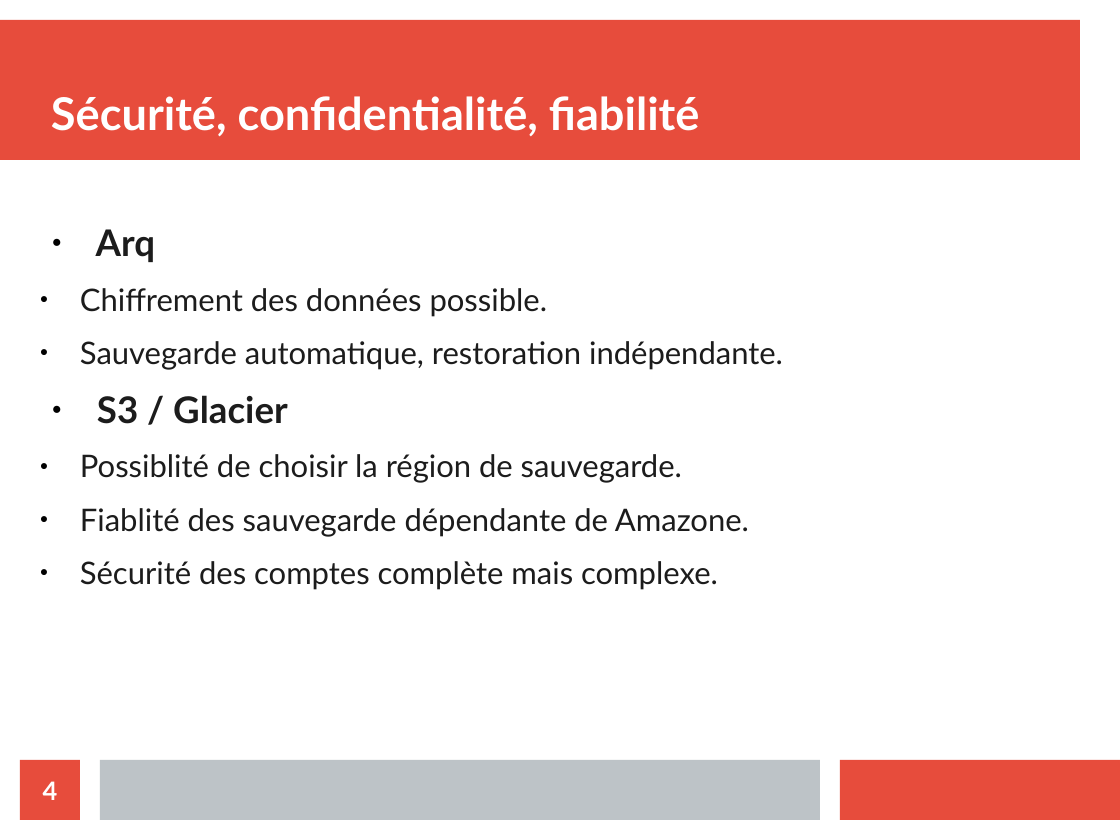
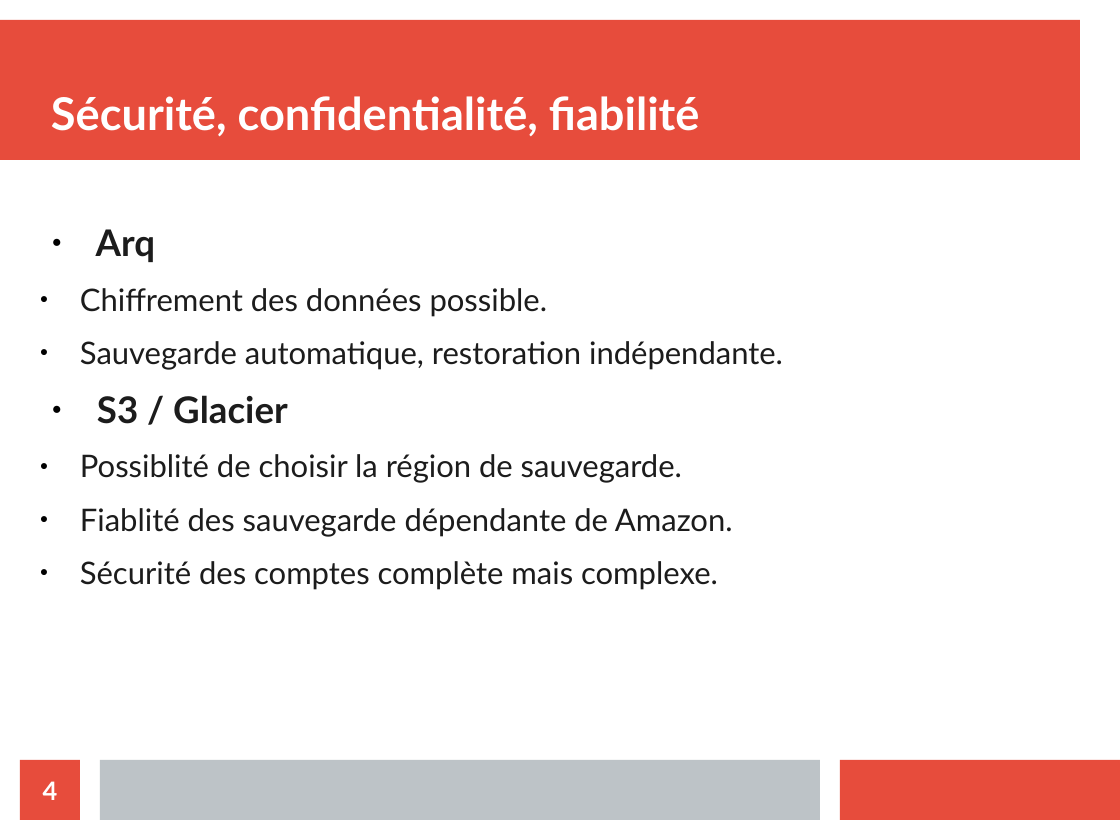
Before and after one commit to Nyahon/AIT, a slide deck: slide 4 of AIT_Amazon_Presentation.odp. Drawn at 1120x840 pixels with LibreOffice and Linux fonts; fonts in the diff are those of the drawing. Boxes give left, top, right and bottom in pixels: in the first picture for what was removed or moved away, otherwise in the second. Text is boxed around its words. In the diff, an @@ line names an element or a change of style, - is before the commit and + after.

Commit message:
Amazone -> Amazon

```diff
--- a/AIT_Amazon_Presentation.odp
+++ b/AIT_Amazon_Presentation.odp
@@ text at (80,508,733,536): text changed @@
-  ● Fiablité des sauvegarde dépendante de Amazone.
+  ● Fiablité des sauvegarde dépendante de Amazon.
```
Also in this commit, not shown: 2 other slides changed.
